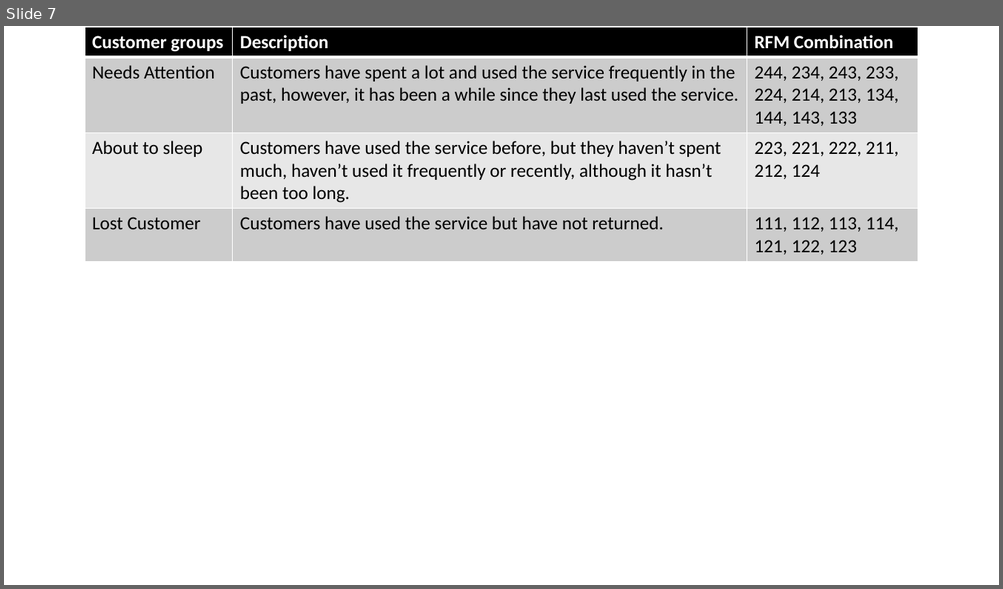
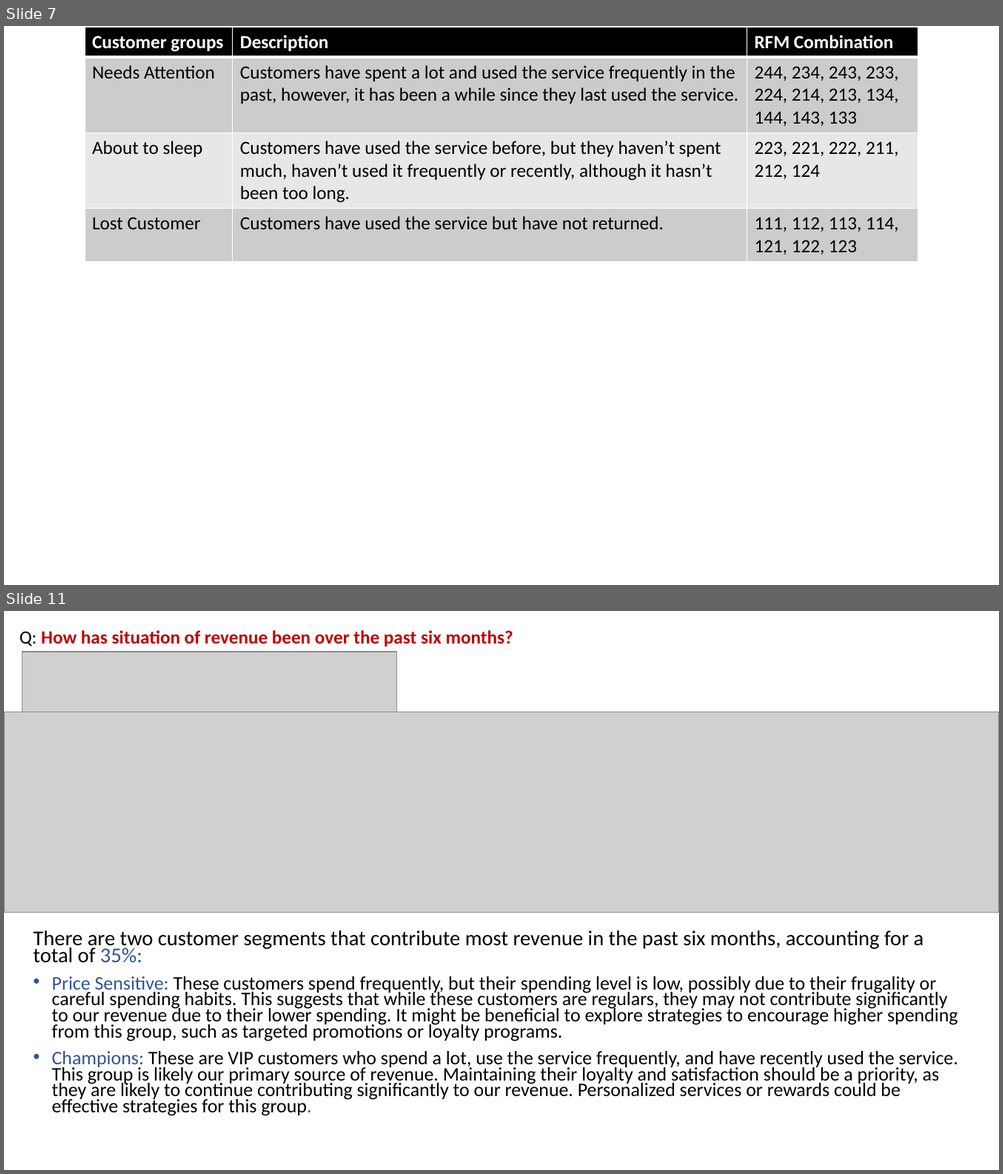
Before and after one commit to hauct/RFM-Customer-Segmentation, a slide deck: report/customer_segment_report.pptx. Shown one above the other, each under a label of ours: slide 7 before the commit, slides 7 and 11 after it; the slides between them are not shown. The pictures are 1003x589 and 1003x1174 pixels, drawn with LibreOffice and Linux fonts; fonts in the diff are those of the drawing; grey boxes stand for pictures. Boxes give left, top, right and bottom in pixels: in the first picture for what was removed or moved away, otherwise in the second. Text is boxed around its words. In the diff, an @@ line names an element or a change of style, - is before the commit and + after.

```diff
--- a/report/customer_segment_report.pptx
+++ b/report/customer_segment_report.pptx
@@ slide 11 added at <box>4,611,999,1170</box>, background #FFFFFF @@
@@ text added at <box>20,630,513,647</box>, 18 pt, text #C00000, bold @@
+Q: How has situation of revenue been over the past six months?
@@ picture added at <box>22,652,397,712</box> @@
@@ picture added at <box>4,712,999,912</box> @@
@@ text added at <box>33,931,958,1116</box>, 18.5 pt, text #000000 @@
+There are two customer segments that contribute most revenue in the past six months, accounting for a total of 35%:
+• Price Sensitive: These customers spend frequently, but their spending level is low, possibly due to their frugality or careful spending habits. This suggests that while these customers are regulars, they may not contribute significantly to our revenue due to their lower spending. It might be beneficial to explore strategies to encourage higher spending from this group, such as targeted promotions or loyalty programs.
+• Champions: These are VIP customers who spend a lot, use the service frequently, and have recently used the service. This group is likely our primary source of revenue. Maintaining their loyalty and satisfaction should be a priority, as they are likely to continue contributing significantly to our revenue. Personalized services or rewards could be effective strategies for this group.
```
Also in this commit, not shown: 1 slide changed, 2 other slides added, 3 other files.
